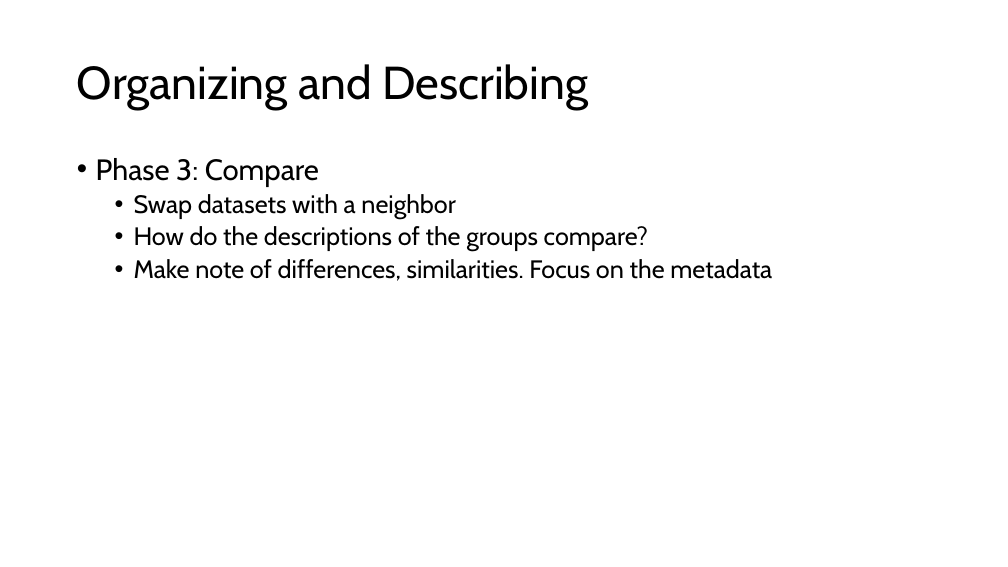
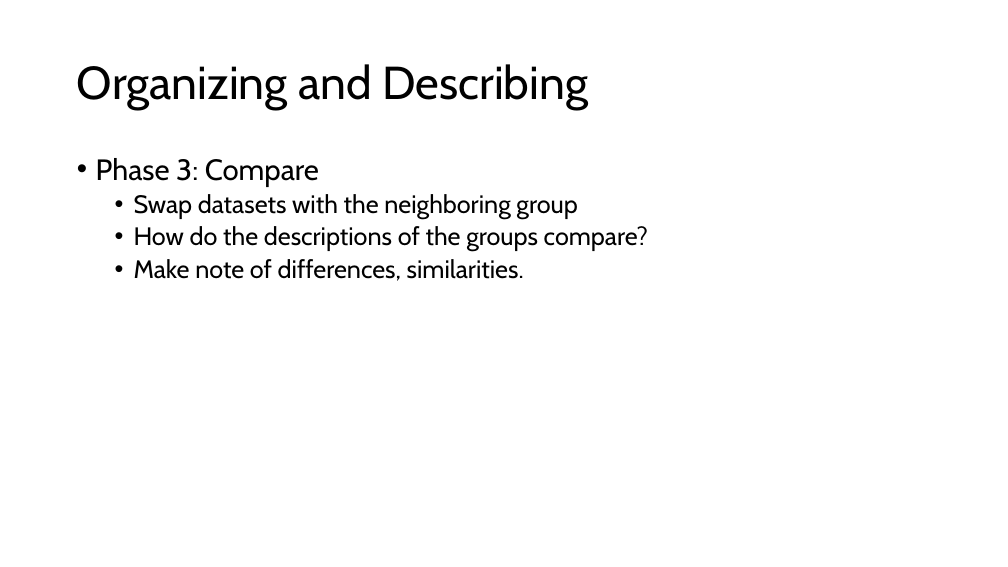
Before and after one commit to walshbr/data-for-the-rest-of-us, a slide deck: slide 10 of resources/week-3/description.pptx. Drawn at 1008x567 pixels with LibreOffice and Linux fonts; fonts in the diff are those of the drawing. Boxes give left, top, right and bottom in pixels: in the first picture for what was removed or moved away, otherwise in the second. Text is boxed around its words. In the diff, an @@ line names an element or a change of style, - is before the commit and + after.

```diff
--- a/resources/week-3/description.pptx
+++ b/resources/week-3/description.pptx
@@ text at (x1=134, y1=194, x2=577, y2=219): text changed @@
-  • Swap datasets with a neighbor
+  • Swap datasets with the neighboring group
@@ text at (x1=134, y1=259, x2=524, y2=281): text changed @@
-  • Make note of differences, similarities. Focus on the metadata
+  • Make note of differences, similarities.
```
Also in this commit, not shown: 5 other slides changed, 3 slides added, 1 slide removed.
